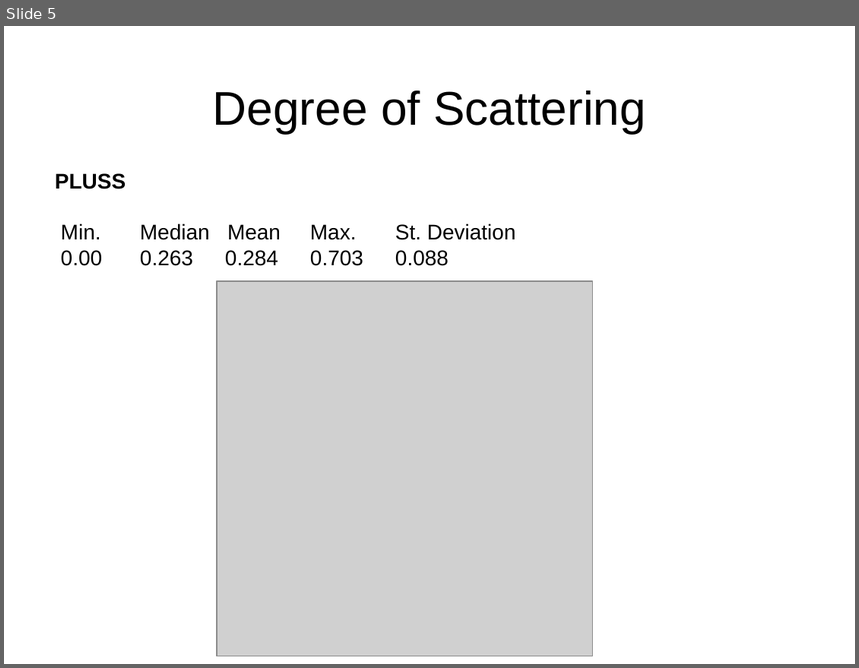
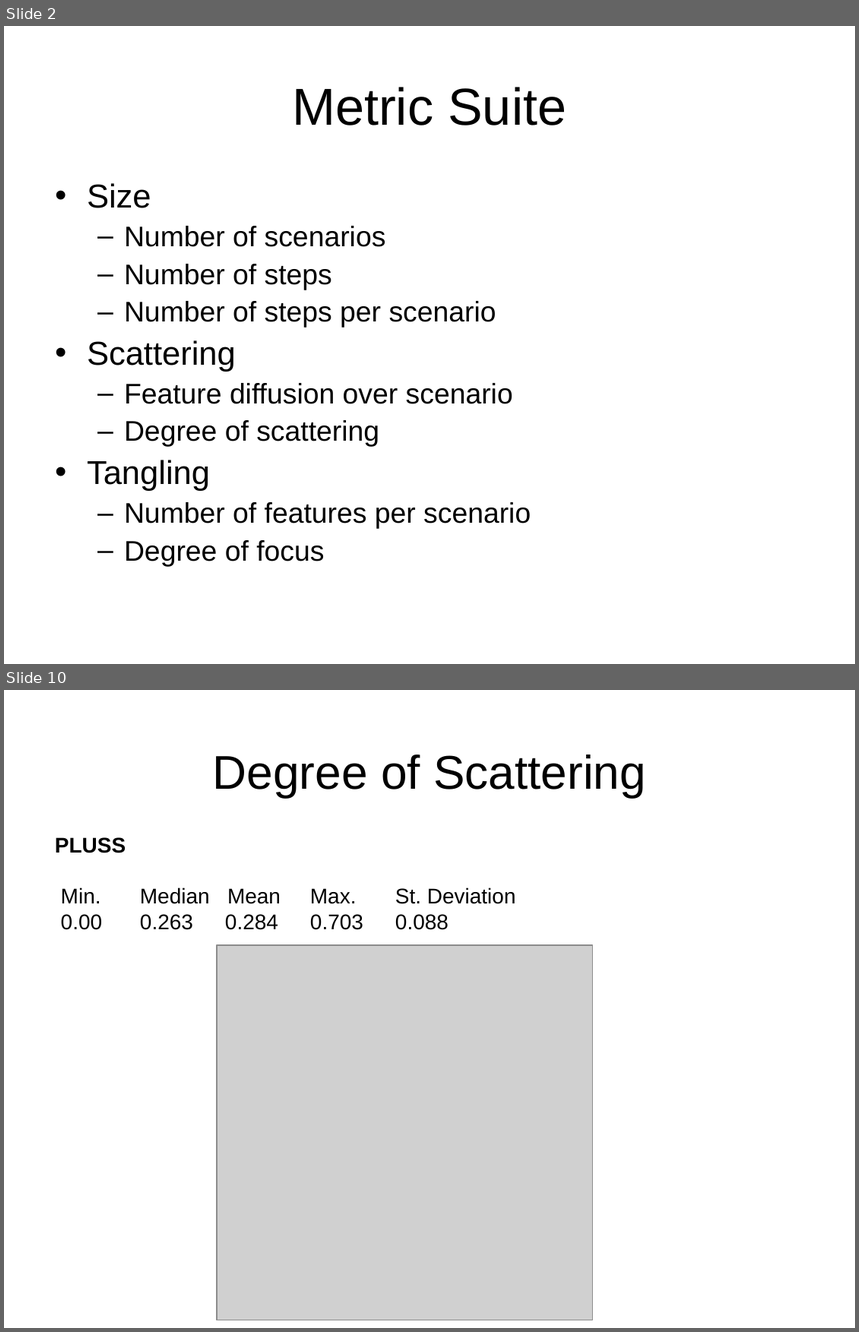
Before and after one commit to rbonifacio/variability-management-research, a slide deck: VariabilityManagement/docs/casestudies/smart-home/results.ppt. Shown one above the other, each under a label of ours: slide 5 before the commit, slides 2 and 10 after it; the slides between them are not shown. The pictures are 859x668 and 859x1332 pixels, drawn with LibreOffice and Linux fonts; fonts in the diff are those of the drawing; grey boxes stand for pictures. Boxes give left, top, right and bottom in pixels: in the first picture for what was removed or moved away, otherwise in the second. Text is boxed around its words. In the diff, an @@ line names an element or a change of style, - is before the commit and + after.

```diff
--- a/VariabilityManagement/docs/casestudies/smart-home/results.ppt
+++ b/VariabilityManagement/docs/casestudies/smart-home/results.ppt
@@ slide 2 added at <box>4,26,855,664</box>, background #FFFFFF @@
@@ title added at <box>292,87,566,126</box>, 44 pt, text #000000 @@
+Metric Suite
@@ text added at <box>87,183,531,566</box>, 24 pt, text #000000 @@
+• Size
+  – Number of scenarios
+  – Number of steps
+  – Number of steps per scenario
+• Scattering
+  – Feature diffusion over scenario
+  – Degree of scattering
+• Tangling
+  – Number of features per scenario
+  – Degree of focus
@@ what was slide 5 is now slide 10 @@
```
Also in this commit, not shown: 4 slides changed, 8 other slides added.
